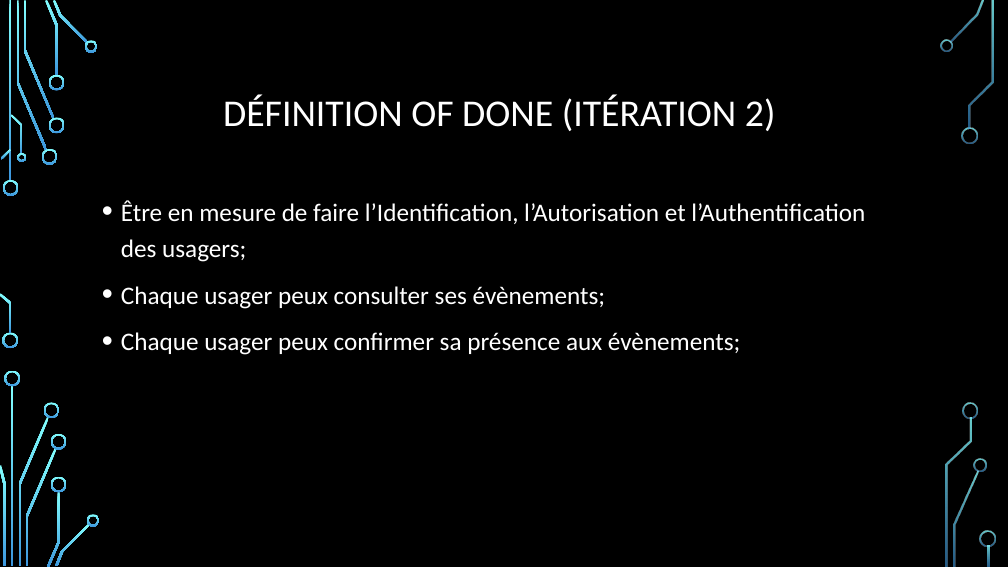
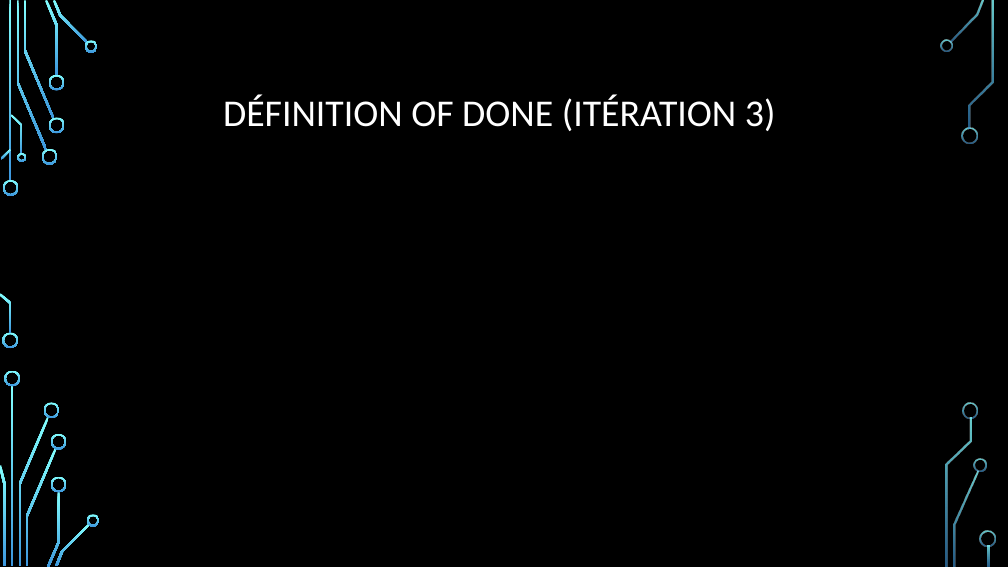
Before and after one commit to DFC-Informatique-Cegep-de-Sainte-Foy/GestionEquipesSportives, a slide deck: slide 13 of Documentation/Revue 2/Presentation_Revue_2.pptx (slide 11 before the commit). Drawn at 1008x567 pixels with LibreOffice and Linux fonts; fonts in the diff are those of the drawing; background and template pictures are left out. Boxes give left, top, right and bottom in pixels: in the first picture for what was removed or moved away, otherwise in the second. Text is boxed around its words. In the diff, an @@ line names an element or a change of style, - is before the commit and + after.

```diff
--- a/Documentation/Revue 2/Presentation_Revue_2.pptx
+++ b/Documentation/Revue 2/Presentation_Revue_2.pptx
@@ title at [223, 95, 776, 131]: text changed @@
-DÉFINITION OF DONE (ITÉRATION 2)
+DÉFINITION OF DONE (ITÉRATION 3)
@@ text removed at [121, 200, 865, 355] @@
-• Être en mesure de faire l’Identification, l’Autorisation et l’Authentification des usagers;
-• Chaque usager peux consulter ses évènements;
-• Chaque usager peux confirmer sa présence aux évènements;
```
Also in this commit, not shown: 8 other slides changed, 2 slides added, 1 other file.
